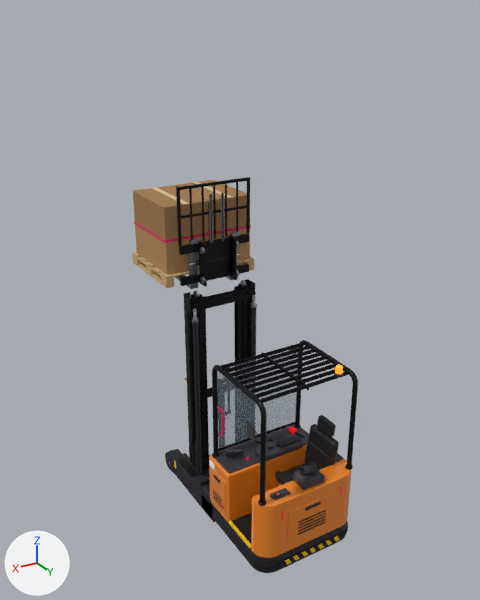
An edit to the glTF model truck-finder/nct-truck-finder/assets/models/reach.glb, drawn before and after from the same camera.
Both versions are drawn from a 50 mm camera at (3.55, 5.63, 5.6) aimed at (-0.02, -0.31, 2.62). The axes (+X, +Y, +Z) are drawn at lower left. The lights are the same throughout. The first picture is the older version. Both versions are drawn at frame 24 of the action 'carriage'; the numbers are the values there.

Names of what the first picture shows: 'base', 'm_inn', 'm_mid', 'pal_top', 'rc_beam', 'seat_base', 'tine' and 3 more.
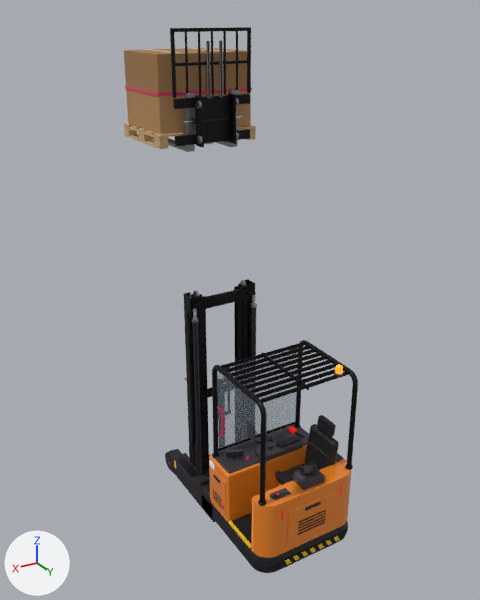
ob_carriage is not drawn itself; it is the parent of ob_chain_f, ob_chain_f_001, ob_pal, ob_tine.

What differs and where, as boxes (x1, y1, x2, y2) in the pictures (480 x 600 px):
'pal_top', moved
    before: (133, 180, 254, 288)
    after: (124, 48, 256, 149)
'tine', moved
    before: (175, 177, 250, 289)
    after: (152, 27, 251, 152)
'chain_f_s', moved
    before: (221, 193, 224, 241)
    after: (219, 41, 223, 98)
'chain_f_s.001', moved
    before: (209, 194, 213, 243)
    after: (206, 41, 211, 98)

What the commit changed:
Object 'carriage' (ob_carriage) moves from (0.0, -0.105, 2.63) to (0.0, -0.105, 4.23).
